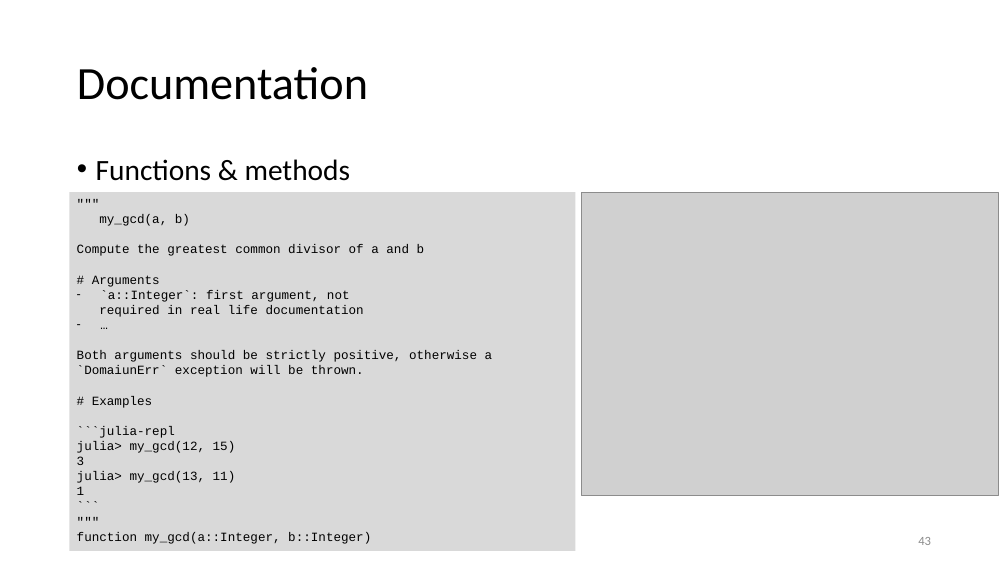
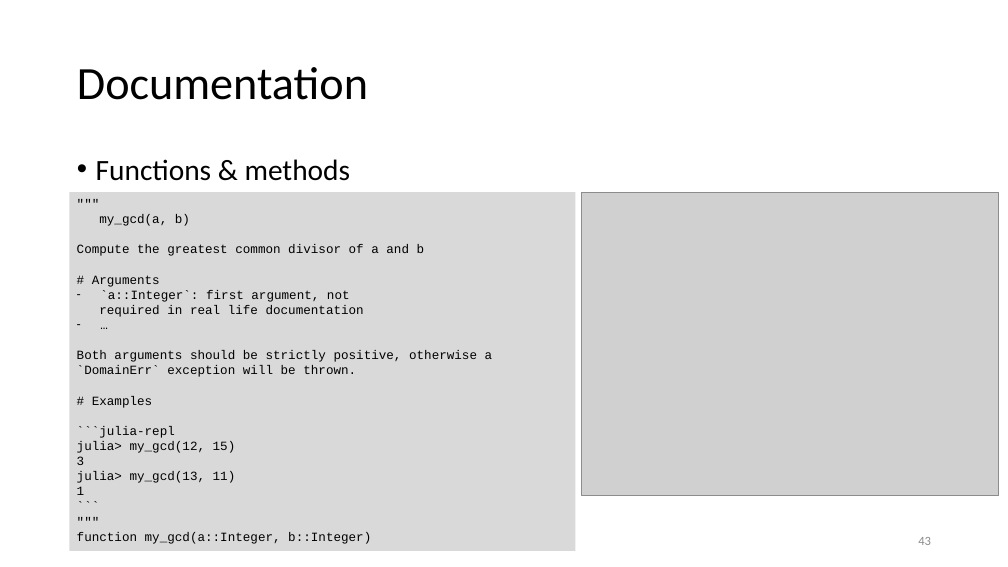
Before and after one commit to gjbex/Julia_good_bad_ugly, a slide deck: slide 43 of julia_good_back_ugly.pptx. Drawn at 1008x567 pixels with LibreOffice and Linux fonts; fonts in the diff are those of the drawing; grey boxes stand for pictures. Boxes give left, top, right and bottom in pixels: in the first picture for what was removed or moved away, otherwise in the second. Text is boxed around its words. In the diff, an @@ line names an element or a change of style, - is before the commit and + after.

Commit message:
Fix typos

```diff
--- a/julia_good_back_ugly.pptx
+++ b/julia_good_back_ugly.pptx
@@ text in rectangle at box(77, 350, 493, 377): text changed @@
-Both arguments should be strictly positive, otherwise a `DomaiunErr` exception will be thrown.
+Both arguments should be strictly positive, otherwise a `DomainErr` exception will be thrown.
```
Also in this commit, not shown: 2 other slides changed.
